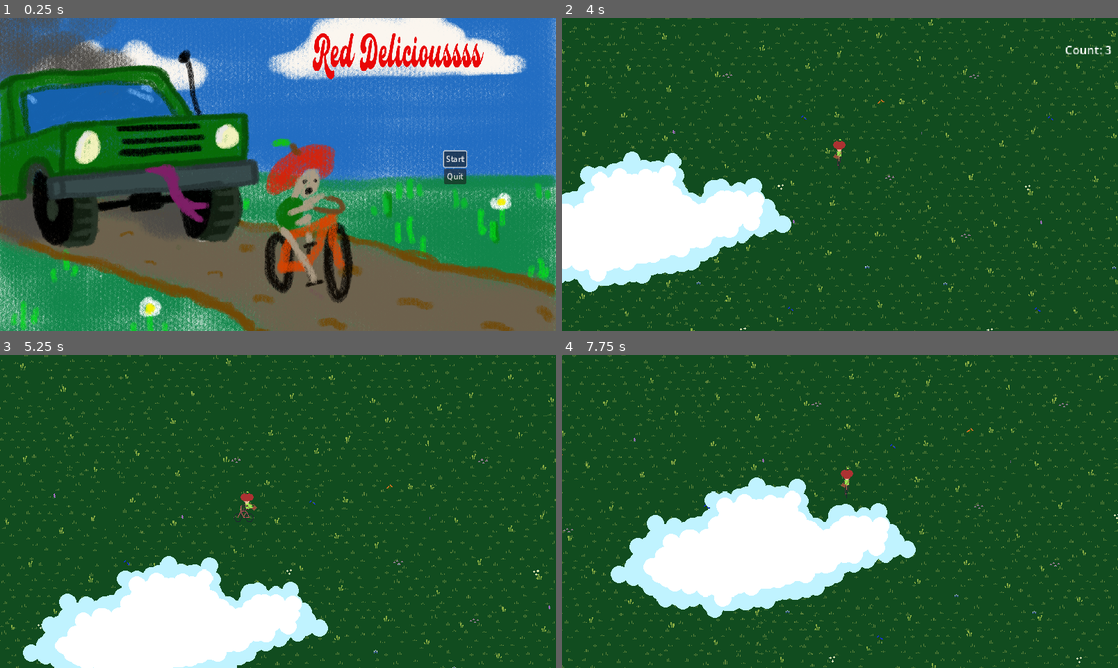
Above: before the commit, frames 1-4 (two rows, left to right).
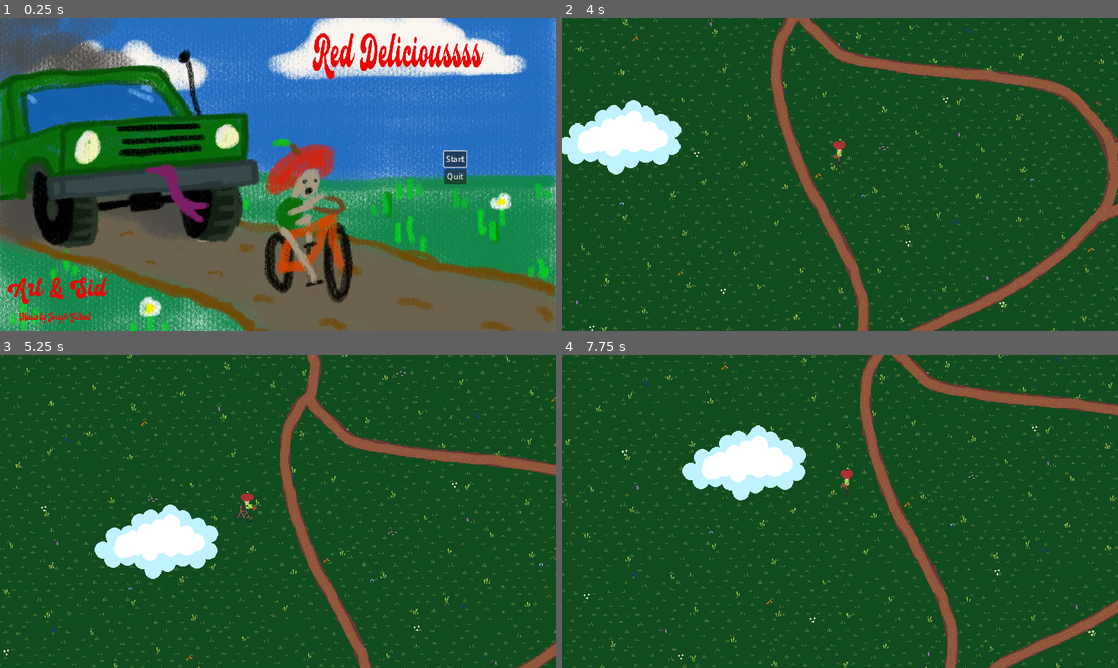
Above: after the commit, the same moments.

Repository: ScottArtCarlson/projectEkans
Game: Godot game, scene res://Scenes/start_menu.tscn
Same seed, same stepped clock (60 frames per second), same inputs: the game is played once before the commit and once after it.
Inputs:
- Up to frame 1 (0.25 s): no input
- Up to frame 2 (4 s): click "Start" at 0.5 s; tap Enter at 1.25, 2.75 s; hold D (right) 1.28-2.03 s; tap Space (action) at 1.35, 2, 2.1, 2.85, 3.5, 3.6 s; hold S (down) 2.03-2.78 s; hold D (right) 2.78-3.53 s; hold W (up) from 3.53 s (still down)
- Up to frame 3 (5.25 s): release W (up) at 4.28 s; hold A (left) from 4.28 s (still down); tap Space (action) at 4.35, 5.1 s
- Up to frame 4 (7.75 s): release A (left) at 5.78 s; hold S (down) 5.78-6.53 s; tap Space (action) at 5.85, 6.6, 7.35 s; hold D (right) 6.53-7.28 s; hold W (up) from 7.28 s (still down)

The runs differ from the first frame. In frame 1, 0.7% of the frame differs, in the area x 1-20%, y 82-98%; in frame 2, 26%; in frame 3, 25%; in frame 4, 27%, in the area x 0-100%, y 0-100%.

Commit message:
added sfx

Diff:
--- a/Node.gd
+++ b/Node.gd
@@ -7,7 +7,10 @@
 	start_button.grab_focus()
 
 func _on_start_button_pressed():
+	$ButtonsAudioStreamPlayer.play()
 	get_tree().change_scene_to_file("res://Scenes/world.tscn")
 
+
 func _on_quit_button_pressed():
+	$ButtonsAudioStreamPlayer.play()
 	get_tree().quit()
--- a/Scenes/player.gd
+++ b/Scenes/player.gd
@@ -57,6 +57,7 @@
 
 # no use yet
 func handleAction():
+	$BellAudioPlayer.play()
 	print("action pressed")
 
 # wraps player back to opposite side
@@ -87,6 +88,7 @@
 		state_machine.stop()
 
 func _on_hurt_box_area_entered(area):
+
 	global_position = starting_position
 	if i_frame > 0:
 		return
--- a/Scenes/player.tscn
+++ b/Scenes/player.tscn
@@ -1,8 +1,9 @@
-[gd_scene load_steps=30 format=3 uid="uid://bycq58j37i46q"]
+[gd_scene load_steps=31 format=3 uid="uid://bycq58j37i46q"]
 
 [ext_resource type="Script" path="res://Scenes/player.gd" id="1_c7bsl"]
 [ext_resource type="Texture2D" uid="uid://b44q7kglrhntv" path="res://Assets/BikeFourDirection.png" id="2_s5tde"]
 [ext_resource type="PackedScene" uid="uid://cni11px0hor1d" path="res://Scenes/hurt_box.tscn" id="3_ew0ey"]
+[ext_resource type="AudioStream" uid="uid://cq6l62rb7k5s7" path="res://Assets/bike-bell-37986.mp3" id="4_ywn4i"]
 
 [sub_resource type="CapsuleShape2D" id="CapsuleShape2D_7m5pq"]
 radius = 6.0
@@ -285,4 +286,7 @@
 position_smoothing_enabled = true
 position_smoothing_speed = 3.0
 
+[node name="BellAudioPlayer" type="AudioStreamPlayer2D" parent="."]
+stream = ExtResource("4_ywn4i")
+
 [connection signal="area_entered" from="HurtBox" to="." method="_on_hurt_box_area_entered"]
--- a/Scenes/snake.tscn
+++ b/Scenes/snake.tscn
@@ -224,6 +224,7 @@
 [node name="AudioStreamPlayer2D" type="AudioStreamPlayer2D" parent="."]
 stream = ExtResource("5_pd6bg")
 autoplay = true
-max_distance = 500.0
+max_distance = 1000.0
+attenuation = 3.13834
 
 [connection signal="area_entered" from="Snake_Hurt_Box" to="." method="_on_snake_hurt_box_area_entered"]
--- a/Scenes/start_menu.tscn
+++ b/Scenes/start_menu.tscn
@@ -1,9 +1,12 @@
-[gd_scene load_steps=5 format=3 uid="uid://b8rhgbmuvolfy"]
+[gd_scene load_steps=8 format=3 uid="uid://b8rhgbmuvolfy"]
 
 [ext_resource type="Script" path="res://Node.gd" id="1_ctoyk"]
 [ext_resource type="Texture2D" uid="uid://b7xd80acg5qha" path="res://Assets/MainMenuArt.png" id="2_simkr"]
+[ext_resource type="AudioStream" uid="uid://cbac8il3jf8i1" path="res://Assets/click4.ogg" id="3_0s1w0"]
 [ext_resource type="Texture2D" uid="uid://bieadqyapptln" path="res://Assets/text-1688871891179.png" id="3_vvkh4"]
+[ext_resource type="Texture2D" uid="uid://3u6omec6vde6" path="res://Assets/ArtandSidShort.png" id="4_8140t"]
 [ext_resource type="AudioStream" uid="uid://cby7fah3tq2ws" path="res://Assets/Waiting II.ogg" id="4_rs0wm"]
+[ext_resource type="Texture2D" uid="uid://8m6tme8eynxp" path="res://Assets/MusicCredit.png" id="5_3l5ju"]
 
 [node name="StartMenu" type="Node"]
 script = ExtResource("1_ctoyk")
@@ -57,6 +60,33 @@
 texture = ExtResource("3_vvkh4")
 expand_mode = 1
 
+[node name="TextureRect3" type="TextureRect" parent="."]
+anchors_preset = 1
+anchor_left = 1.0
+anchor_right = 1.0
+offset_left = -1136.0
+offset_top = 536.0
+offset_right = -929.0
+offset_bottom = 592.0
+grow_horizontal = 0
+texture = ExtResource("4_8140t")
+expand_mode = 1
+
+[node name="TextureRect4" type="TextureRect" parent="."]
+anchors_preset = 1
+anchor_left = 1.0
+anchor_right = 1.0
+offset_left = -1112.0
+offset_top = 608.0
+offset_right = -928.0
+offset_bottom = 632.0
+grow_horizontal = 0
+texture = ExtResource("5_3l5ju")
+expand_mode = 1
+
+[node name="ButtonsAudioStreamPlayer" type="AudioStreamPlayer" parent="."]
+stream = ExtResource("3_0s1w0")
+
 [node name="AudioStreamPlayer" type="AudioStreamPlayer" parent="."]
 stream = ExtResource("4_rs0wm")
 volume_db = -20.0
--- a/Scenes/world.gd
+++ b/Scenes/world.gd
@@ -41,6 +41,9 @@
 	# adds the new segment to the tree via add_child
 	tempLocation.add_child(temp)
 #	print("new segment")
+
+	$PlayerHitSound.play()
+
 	updateScore()
 
 func updateScore():
--- a/Scenes/world.tscn
+++ b/Scenes/world.tscn
@@ -8,6 +8,7 @@
 [ext_resource type="Texture2D" uid="uid://bbdojwwhcwb1t" path="res://Assets/LargeBackground-Grass.png" id="6_6aap7"]
 [ext_resource type="Texture2D" uid="uid://dngtxx6scqt58" path="res://Assets/LargeBackground-Clouds.png" id="7_g61yn"]
 [ext_resource type="AudioStream" uid="uid://bu5dsl0ju3i0p" path="res://Assets/Etirwer (Looped).mp3" id="8_kovc6"]
+[ext_resource type="AudioStream" uid="uid://7wv1cp68et5y" path="res://Assets/impactBell_heavy_002.ogg" id="9_txn1h"]
 
 [sub_resource type="Animation" id="Animation_yj4fx"]
 resource_name = "Count Down"
@@ -74,7 +75,7 @@
 script = ExtResource("1_pepnt")
 
 [node name="Player" parent="." groups=["Player"] instance=ExtResource("1_pdc8r")]
-position = Vector2(-112, 208)
+position = Vector2(568, 296)
 
 [node name="SnakeContainer" type="Node" parent="."]
 
@@ -159,4 +160,7 @@
 volume_db = -20.0
 autoplay = true
 
+[node name="PlayerHitSound" type="AudioStreamPlayer" parent="."]
+stream = ExtResource("9_txn1h")
+
 [connection signal="player_killed" from="Player" to="." method="_on_player_player_killed"]
Binary file added: Assets/ArtandSid.png
Not shown, added: Assets/ArtandSid.png.import
Binary file added: Assets/ArtandSidShort.png
Not shown, added: Assets/ArtandSidShort.png.import
Binary file added: Assets/MusicCredit.png
Not shown, added: Assets/MusicCredit.png.import
Not shown, added: Assets/bike-bell-37986.mp3.import
Not shown, added: Assets/click4.ogg.import
Not shown, added: Assets/impactBell_heavy_002.ogg.import
Not shown: 1 places in Scenes/world.tscn that only renumber resources
Not shown, added: Assets/bike-bell-37986.mp3
Not shown, added: Assets/click4.ogg
(and 1 more such lines)
